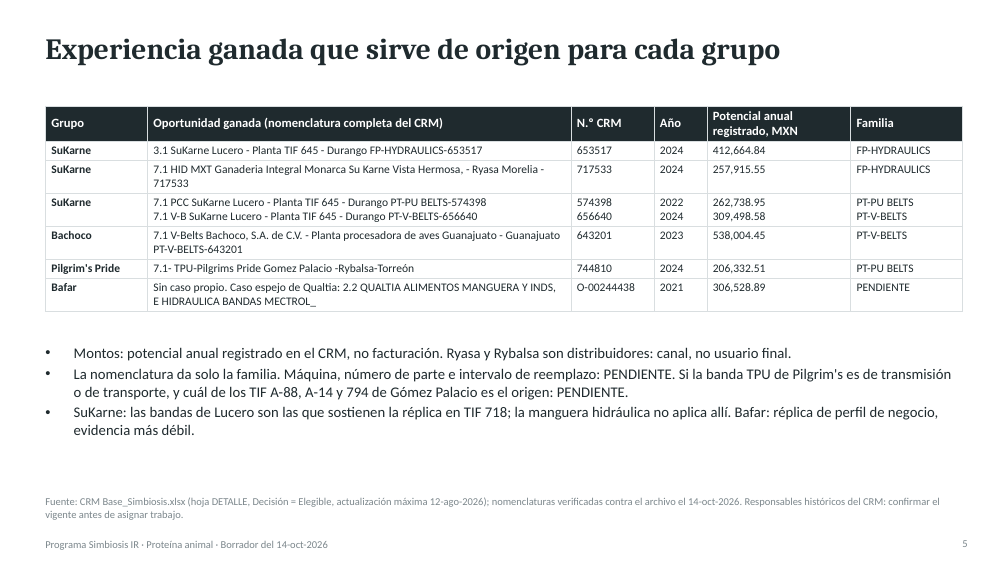
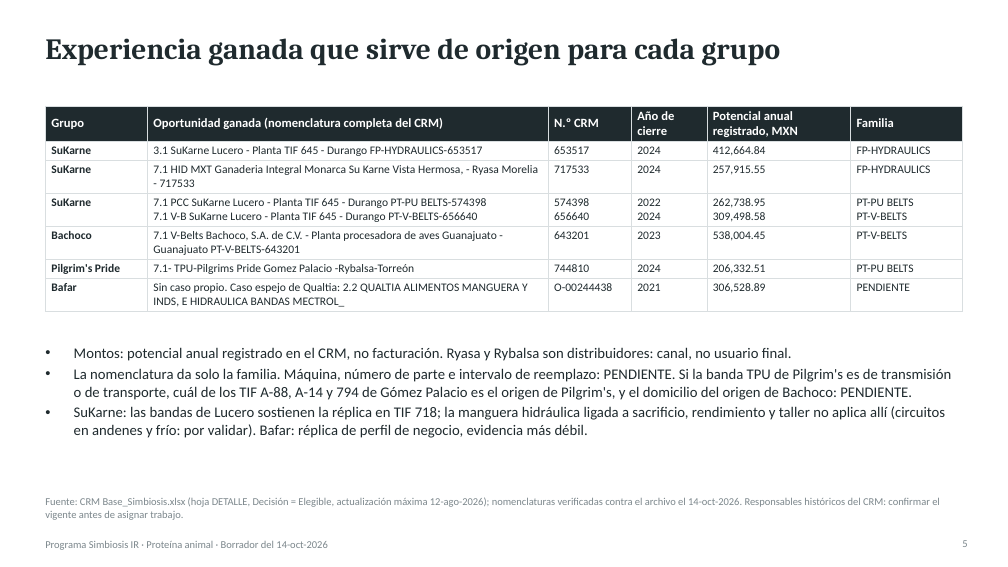
Before and after one commit to Marckqalex/Simbiosis-IR, a slide deck: slide 5 of entregables/Simbiosis_IR_Proteina_Animal_Entregable1.pptx. Drawn at 1008x567 pixels with LibreOffice and Linux fonts; fonts in the diff are those of the drawing. Boxes give left, top, right and bottom in pixels: in the first picture for what was removed or moved away, otherwise in the second. Text is boxed around its words. In the diff, an @@ line names an element or a change of style, - is before the commit and + after.

```diff
--- a/entregables/Simbiosis_IR_Proteina_Animal_Entregable1.pptx
+++ b/entregables/Simbiosis_IR_Proteina_Animal_Entregable1.pptx
@@ table at [45, 106, 963, 311] @@
-row 1, column 4: Año
+row 1, column 4: Año de cierre
@@ text at [74, 368, 951, 438]: text changed @@
-• La nomenclatura da solo la familia. Máquina, número de parte e intervalo de reemplazo: PENDIENTE. Si la banda TPU de Pilgrim's es de transmisión o de transporte, y cuál de los TIF A-88, A-14 y 794 de Gómez Palacio es el origen: PENDIENTE.
-• SuKarne: las bandas de Lucero son las que sostienen la réplica en TIF 718; la manguera hidráulica no aplica allí. Bafar: réplica de perfil de negocio, evidencia más débil.
+• La nomenclatura da solo la familia. Máquina, número de parte e intervalo de reemplazo: PENDIENTE. Si la banda TPU de Pilgrim's es de transmisión o de transporte, cuál de los TIF A-88, A-14 y 794 de Gómez Palacio es el origen de Pilgrim's, y el domicilio del origen de Bachoco: PENDIENTE.
+• SuKarne: las bandas de Lucero sostienen la réplica en TIF 718; la manguera hidráulica ligada a sacrificio, rendimiento y taller no aplica allí (circuitos en andenes y frío: por validar). Bafar: réplica de perfil de negocio, evidencia más débil.
```
Also in this commit, not shown: 7 other slides changed, 1 slide added, 8 other files.
